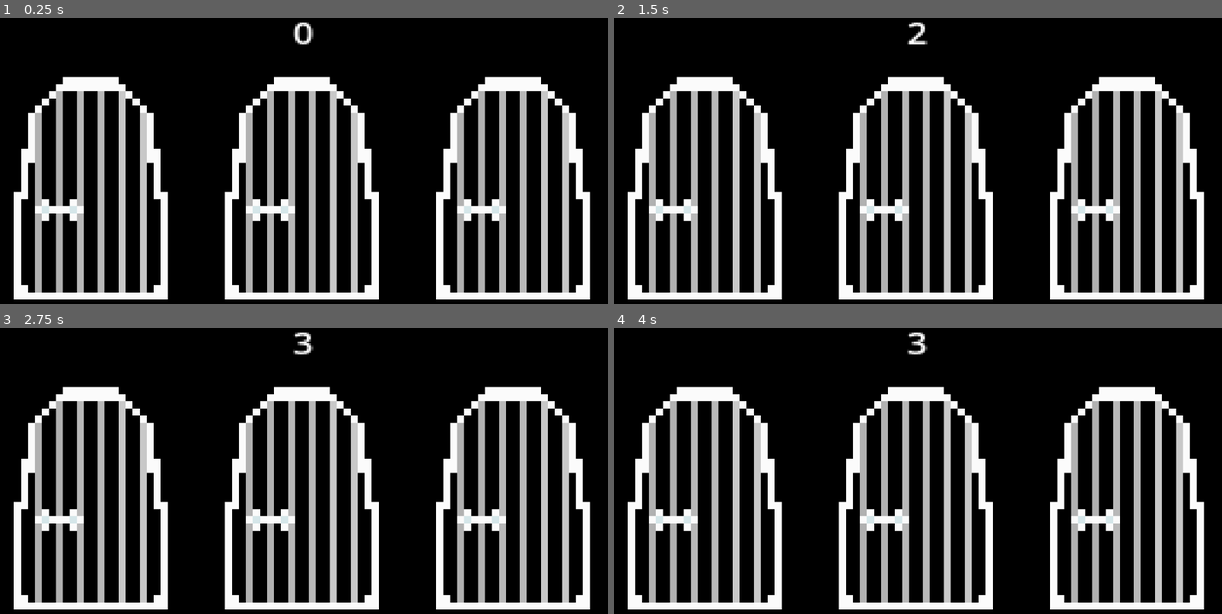
Above: before the commit, frames 1-4 (two rows, left to right).
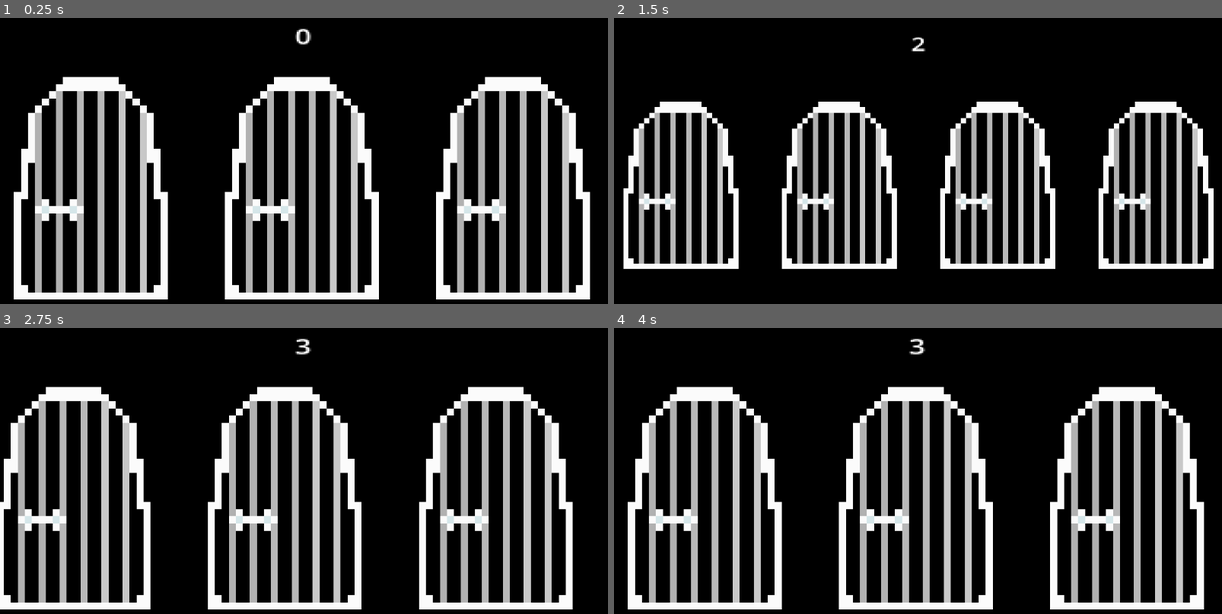
Above: after the commit, the same moments.

Repository: PayWga/Monty-Hall-Roulette
Game: Godot game, scene res://Scenes/MainScene.tscn
Same seed, same stepped clock (60 frames per second), same inputs: the game is played once before the commit and once after it.
Inputs (mouse positions are in pixels of both pictures, inside the frame that each line leads up to):
- Up to frame 1 (0.25 s): no input
- Up to frame 2 (1.5 s): click (705, 186) at 0.52 s; click (705, 186) at 1.27 s
- Up to frame 3 (2.75 s): click (91, 496) at 2.02 s
- Up to frame 4 (4 s): tap Enter at 3.5 s

The runs differ from the first frame. In frame 1, 0.2% of the frame differs, in the area x 48-52%, y 1-10%; in frame 2, 36%, in the area x 1-99%, y 1-99%; in frame 3, 31%; in frame 4, 0.2%.

Commit message:
Created camera movement (needs slight scale adjustments)

Diff:
--- a/Scenes/MainScene.tscn
+++ b/Scenes/MainScene.tscn
@@ -1,6 +1,7 @@
-[gd_scene load_steps=4 format=3 uid="uid://dqmd3mgl84yc4"]
+[gd_scene load_steps=5 format=3 uid="uid://dqmd3mgl84yc4"]
 
 [ext_resource type="Script" path="res://Scripts/MainSceneController.gd" id="1_oq0ac"]
+[ext_resource type="Script" path="res://Scripts/CameraMovement.gd" id="1_s1uei"]
 [ext_resource type="PackedScene" uid="uid://pq11lw20aiap" path="res://Scenes/Prefabs/DoorsScene.tscn" id="2_x51yn"]
 [ext_resource type="Texture2D" uid="uid://clfywrja6b4lj" path="res://SpritesPng/Background.png" id="3_uwt6r"]
 
@@ -9,6 +10,17 @@
 [node name="Camera2D" type="Camera2D" parent="."]
 position = Vector2(0, 30)
 scale = Vector2(3.39669, 2.45743)
+script = ExtResource("1_s1uei")
+
+[node name="Score" type="Label" parent="Camera2D"]
+unique_name_in_owner = true
+offset_left = -4.12166
+offset_top = -133.88
+offset_right = 5.87834
+offset_bottom = -110.88
+scale = Vector2(0.93101, 1.25388)
+size_flags_horizontal = 4
+text = "0"
 
 [node name="UI" type="GridContainer" parent="."]
 anchors_preset = 15
@@ -26,22 +38,12 @@
 unique_name_in_owner = true
 layout_mode = 2
 
-[node name="Score" type="Label" parent="."]
-unique_name_in_owner = true
-offset_left = -21.0
-offset_top = -283.0
-offset_right = -11.0
-offset_bottom = -260.0
-scale = Vector2(4.28543, 3.44752)
-size_flags_horizontal = 4
-text = "0"
-
 [node name="Background" type="TextureRect" parent="."]
 z_index = -1
 custom_minimum_size = Vector2(1500, 1500)
-offset_left = -757.0
-offset_top = -656.0
-offset_right = 743.0
-offset_bottom = 844.0
+offset_left = -1364.0
+offset_top = -1164.0
+offset_right = 3723.0
+offset_bottom = 1179.0
 mouse_filter = 2
 texture = ExtResource("3_uwt6r")
--- /dev/null
+++ b/Scripts/CameraMovement.gd
@@ -0,0 +1,90 @@
+extends Camera2D
+
+var target_position: Vector2
+var score_target_position: Vector2
+
+# Target zoom level for the camera
+var target_zoom: Vector2
+var score_target_zoom: Vector2
+
+# Speed at which the camera moves
+var move_speed: float = 250.0
+
+# Speed at which the camera zooms
+var zoom_speed: float = 2.0
+
+var score_x_offset = -5
+
+# Reference to the Camera2D node
+var camera = self
+
+var direction
+var score_direction
+var distance
+var score_distance
+var zoom_direction
+var score_zoom_direction
+var zoom_distance
+var score_zoom_distance
+
+
+var needCameraMovement: bool = false
+var lastDoorCount: int = 3
+
+# Called when the node enters the scene tree for the first time.
+func _ready():
+	GlobalVars.DoorsSpawned.connect(doors_spawned)
+
+
+# Called every frame. 'delta' is the elapsed time since the previous frame.
+func _process(delta):
+	direction = (target_position - global_position).normalized()
+	score_direction = (score_target_position - %Score.position).normalized()
+	distance = global_position.distance_to(target_position)
+	score_distance = %Score.position.distance_to(score_target_position)
+	if distance > 1:
+		global_position += direction * min(distance, move_speed * delta)
+	if score_distance > 0.001:
+		%Score.position += score_direction * min(score_distance, move_speed * delta)
+
+
+	zoom_direction = (target_zoom - camera.zoom).normalized()
+	score_zoom_direction = (score_target_zoom - %Score.scale).normalized()
+	zoom_distance = camera.zoom.distance_to(target_zoom)
+	score_zoom_distance = %Score.scale.distance_to(score_target_zoom)
+	if zoom_distance > 0.01:
+		camera.zoom += zoom_direction * min(zoom_distance, zoom_speed * delta)
+	if score_zoom_distance > 0.01:
+		%Score.scale += score_zoom_direction * min(score_zoom_distance, zoom_speed * delta)
+
+
+
+func doors_spawned(DoorCount):
+	match(DoorCount):
+		3:
+			target_position = Vector2(0, 30)
+			score_target_position = Vector2(score_x_offset, -120)
+			target_zoom = Vector2(1, 1)
+			score_target_zoom = Vector2(1, 1)
+		4:
+			target_position = Vector2(195, 30)
+			score_target_position = Vector2(score_x_offset, -150)
+			target_zoom = Vector2(0.75, 0.75)
+			score_target_zoom = Vector2(1.15, 1.15)
+		5:
+			target_position = Vector2(380, 30)
+			score_target_position = Vector2(score_x_offset, -180)
+			target_zoom = Vector2(0.55, 0.55)
+			score_target_zoom = Vector2(1.25, 1.25)
+		6:
+			target_position = Vector2(585, 30)
+			score_target_position = Vector2(score_x_offset, -210)
+			target_zoom = Vector2(0.45, 0.45)
+			score_target_zoom = Vector2(1, 1)
+		7:
+			target_position = Vector2(795, 30)
+			score_target_position = Vector2(score_x_offset, -240)
+			target_zoom = Vector2(0.4, 0.4)
+			score_target_zoom = Vector2(1, 1)
+	if GlobalVars.playerScore >= 9:
+		score_x_offset = -10
--- a/Scripts/GlobalVars.gd
+++ b/Scripts/GlobalVars.gd
@@ -12,6 +12,7 @@
 
 signal DoorOpened(DoorType)
 signal AbilityUsed(AbilityType)
+signal DoorsSpawned(DoorCount)
 
 # Called when the node enters the scene tree for the first time.
 func _ready():
--- a/Scripts/SpawnDoors.gd
+++ b/Scripts/SpawnDoors.gd
@@ -40,7 +40,8 @@
 				add_child(doorInstance)
 				doorInstance.setDoorTypeToChildren()
 				offset.x += 400
-
+		print(door)
+	GlobalVars.DoorsSpawned.emit(len(doorPool))
 
 func generatePool():
 	var doorPoolSize = getDoorCount(GlobalVars.playerScore)
@@ -75,6 +76,7 @@
 		doorPool.append(GlobalVars.DoorTypes.EMPTY_DOOR)
 	else:
 		doorPool.append(GlobalVars.DoorTypes.LOOT_DOOR)
+	#doorPool.shuffle()
 	return doorPool
 
 # Called every frame. 'delta' is the elapsed time since the previous frame.
